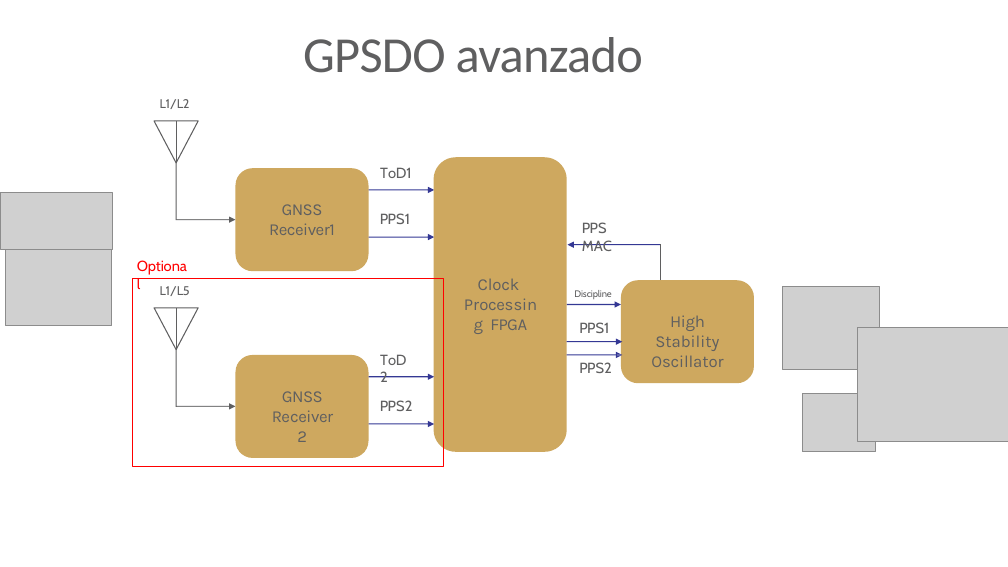
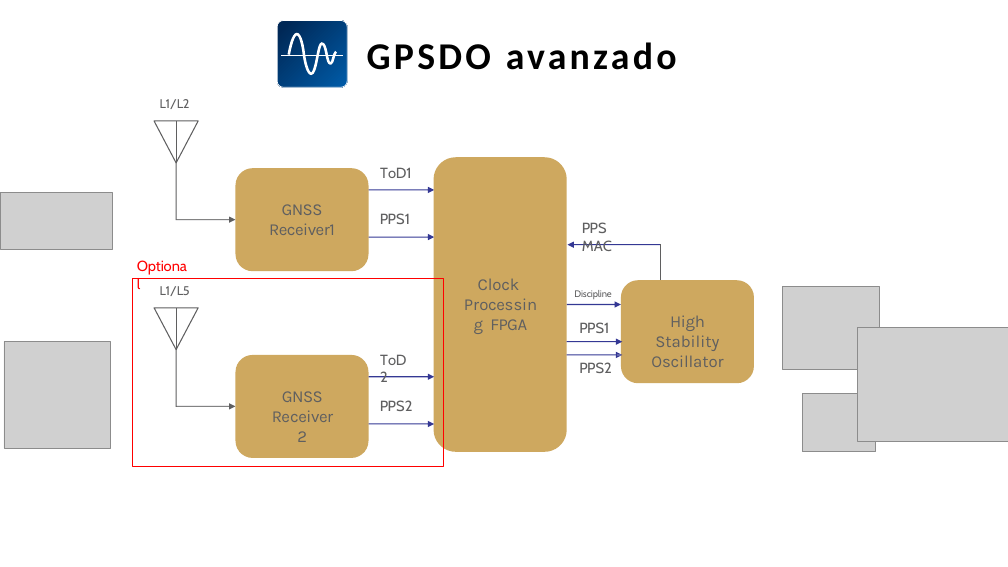
Before and after one commit to SiwaNetwork/QUANTUM, a slide deck: slide 10 of Time-Card/ДОКУМЕНТЫ/МАТЕРИАЛ СТАТЬИ/Синхронизация кейсы на испанском.pptx. Drawn at 1008x567 pixels with LibreOffice and Linux fonts; fonts in the diff are those of the drawing; grey boxes stand for pictures. Boxes give left, top, right and bottom in pixels: in the first picture for what was removed or moved away, otherwise in the second. Text is boxed around its words. In the diff, an @@ line names an element or a change of style, - is before the commit and + after.

```diff
--- a/Time-Card/ДОКУМЕНТЫ/МАТЕРИАЛ СТАТЬИ/Синхронизация кейсы на испанском.pptx
+++ b/Time-Card/ДОКУМЕНТЫ/МАТЕРИАЛ СТАТЬИ/Синхронизация кейсы на испанском.pptx
@@ freeform shape added at [278, 20, 348, 87], fill gradient #005CA9 to #002856, outline #FFFFFF 0.75 pt @@
@@ freeform shape added at [281, 55, 343, 57], fill #FFFFFF @@
@@ freeform shape added at [287, 33, 337, 75], fill #FFFFFF @@
@@ title "GPSDO avanzado": place and size @@
-title "GPSDO avanzado" at [303, 37, 643, 73]
+title "GPSDO avanzado" at [367, 42, 677, 70]
@@ title "GPSDO avanzado" at [367, 42, 677, 70]: size 48 to 36 pt, text colour #5F5F60 to #000000, letter spacing -0.7 to 3.1 pt, bold on @@
@@ picture: place and size @@
-picture at [5, 219, 112, 326]
+picture at [4, 342, 110, 448]
```
Also in this commit, not shown: 12 other slides changed, 24 slides added, 8 slides removed, 4 other files.
